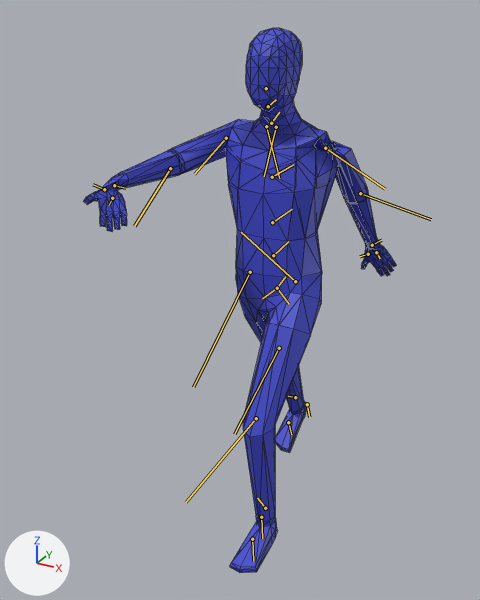
The FBX model DirectX/Resources/Fbx/player/player.fbx: old version first, new version second.
Both versions are drawn from a 50 mm lens placed at (1.042, -2.207, 1.833), pointed at (-0.108, -0.117, 0.788). Arrows for +X, +Y and +Z are at lower left; the lights stay in place. Both versions are drawn at frame 30 of the action 'Run.001'; the numbers are the values there. The bones that bend it are drawn over the model as lines. Mesh edges are drawn as thin lines.

Names of what the first picture shows: 'BaseHuman'.
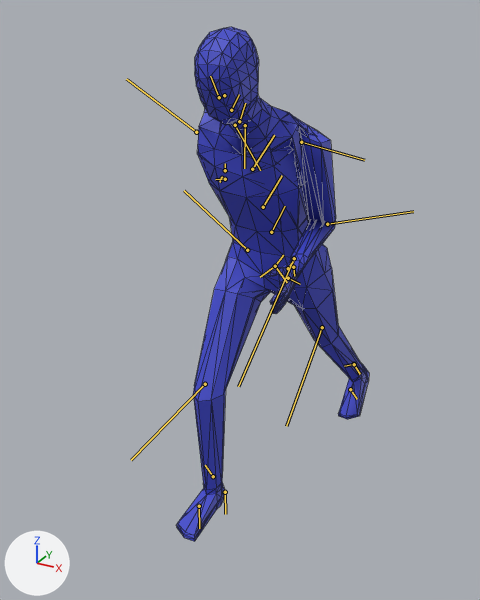
The change, as a diff of the scene's bpy script:
```diff
--- a/DirectX/Resources/Fbx/player/player.fbx.py
+++ b/DirectX/Resources/Fbx/player/player.fbx.py
@@ bone_spine @@
 bone_spine = bpy.data.objects['metarig'].pose.bones['spine']
-bone_spine.location = (0.0, -0.102, -0.17)
+bone_spine.location = (0.0, -0.099, -0.068)
@@ bone_spine_001 @@
 bone_spine_001 = bpy.data.objects['metarig'].pose.bones['spine.001']  # child of 'spine'
-bone_spine_001.rotation_quaternion = (1.0, 0.0, 0.0, 0.0)  # degrees (0, 0, 0)
+bone_spine_001.rotation_quaternion = (0.976, 0.218, 0.0, 0.0)  # degrees (25, 0, 0)
@@ bone_upper_arm_l @@
 bone_upper_arm_l = bpy.data.objects['metarig'].pose.bones['upper_arm.L']  # child of 'shoulder.L'
-bone_upper_arm_l.rotation_quaternion = (0.132, 0.427, 0.412, 0.794)  # degrees (69, -35, 137)
+bone_upper_arm_l.rotation_quaternion = (0.443, 0.619, 0.18, 0.623)  # degrees (78, -38, 78)
@@ bone_forearm_l @@
 bone_forearm_l = bpy.data.objects['metarig'].pose.bones['forearm.L']  # child of 'upper_arm.L'
-bone_forearm_l.rotation_quaternion = (0.984, -0.114, -0.139, -0.004)  # degrees (-13, -16, 1)
+bone_forearm_l.rotation_quaternion = (0.622, -0.27, -0.734, 0.021)  # degrees (59, -115, -79)
@@ bone_hand_l @@
 bone_hand_l = bpy.data.objects['metarig'].pose.bones['hand.L']  # child of 'forearm.L'
-bone_hand_l.rotation_quaternion = (0.882, 0.036, -0.138, -0.45)  # degrees (11, -12, -55)
+bone_hand_l.rotation_quaternion = (0.574, 0.168, 0.154, -0.786)  # degrees (-3, 26, -108)
@@ bone_upper_arm_r @@
 bone_upper_arm_r = bpy.data.objects['metarig'].pose.bones['upper_arm.R']  # child of 'shoulder.R'
-bone_upper_arm_r.rotation_quaternion = (0.691, 0.63, -0.253, 0.246)  # degrees (84, -41, 2)
+bone_upper_arm_r.rotation_quaternion = (0.42, -0.096, -0.55, -0.715)  # degrees (62, -37, -142)
@@ bone_forearm_r @@
 bone_forearm_r = bpy.data.objects['metarig'].pose.bones['forearm.R']  # child of 'upper_arm.R'
-bone_forearm_r.rotation_quaternion = (1.0, 0.0, 0.0, 0.0)  # degrees (0, 0, 0)
+bone_forearm_r.rotation_quaternion = (0.758, 0.524, 0.389, 0.02)  # degrees (80, 35, 32)
@@ bone_hand_r @@
 bone_hand_r = bpy.data.objects['metarig'].pose.bones['hand.R']  # child of 'forearm.R'
-bone_hand_r.rotation_quaternion = (0.609, -0.275, -0.253, 0.699)  # degrees (-44, 4, 96)
+bone_hand_r.rotation_quaternion = (0.98, -0.116, -0.023, 0.162)  # degrees (-14, 0, 19)
@@ bone_thigh_l @@
 bone_thigh_l = bpy.data.objects['metarig'].pose.bones['thigh.L']  # child of 'spine'
-bone_thigh_l.rotation_quaternion = (0.961, -0.276, 0.0, 0.0)  # degrees (-32, 0, 0)
+bone_thigh_l.rotation_quaternion = (0.934, 0.357, 0.0, 0.0)  # degrees (42, 0, 0)
@@ bone_shin_l @@
 bone_shin_l = bpy.data.objects['metarig'].pose.bones['shin.L']  # child of 'thigh.L'
-bone_shin_l.rotation_quaternion = (0.958, 0.287, 0.017, 0.023)  # degrees (33, 1, 3)
+bone_shin_l.rotation_quaternion = (0.998, -0.024, 0.063, 0.01)  # degrees (-3, 7, 1)
@@ bone_thigh_r @@
 bone_thigh_r = bpy.data.objects['metarig'].pose.bones['thigh.R']  # child of 'spine'
-bone_thigh_r.rotation_quaternion = (0.954, 0.301, 0.011, -0.017)  # degrees (35, 2, -1)
+bone_thigh_r.rotation_quaternion = (0.958, -0.286, 0.0, 0.0)  # degrees (-33, 0, 0)
@@ bone_shin_r @@
 bone_shin_r = bpy.data.objects['metarig'].pose.bones['shin.R']  # child of 'thigh.R'
-bone_shin_r.rotation_quaternion = (0.996, -0.087, -0.011, 0.036)  # degrees (-10, -1, 4)
+bone_shin_r.rotation_quaternion = (0.959, 0.285, 0.0, 0.0)  # degrees (33, 0, 0)
```

Location of each change, (x1, y1, x2, y2) in pixels of the pictures (480 x 600 px):
'BaseHuman', posed (38% narrower)
    before: (84, 28, 397, 573)
    after: (176, 27, 369, 541)
bone 'spine', root to tip
    before: (277, 288) to (285, 276)
    after: (275, 266) to (283, 255)
bone 'spine.001', root to tip
    before: (273, 255) to (288, 241)
    after: (271, 232) to (285, 206)
bone 'upper_arm.L', root to tip
    before: (325, 148) to (385, 189)
    after: (301, 142) to (364, 160)
bone 'forearm.L', root to tip
    before: (360, 193) to (431, 219)
    after: (327, 224) to (413, 211)
bone 'hand.L', root to tip
    before: (372, 245) to (381, 240)
    after: (293, 267) to (294, 276)
bone 'upper_arm.R', root to tip
    before: (226, 138) to (194, 174)
    after: (196, 132) to (126, 79)
bone 'forearm.R', root to tip
    before: (170, 168) to (134, 226)
    after: (219, 97) to (210, 76)
bone 'hand.R', root to tip
    before: (114, 185) to (126, 188)
    after: (225, 170) to (225, 163)
bone 'thigh.L', root to tip
    before: (295, 281) to (241, 232)
    after: (294, 258) to (238, 386)
bone 'shin.L', root to tip
    before: (256, 418) to (186, 502)
    after: (322, 327) to (286, 426)
bone 'thigh.R', root to tip
    before: (250, 272) to (193, 387)
    after: (247, 250) to (184, 190)
bone 'shin.R', root to tip
    before: (279, 348) to (234, 434)
    after: (205, 384) to (131, 460)
